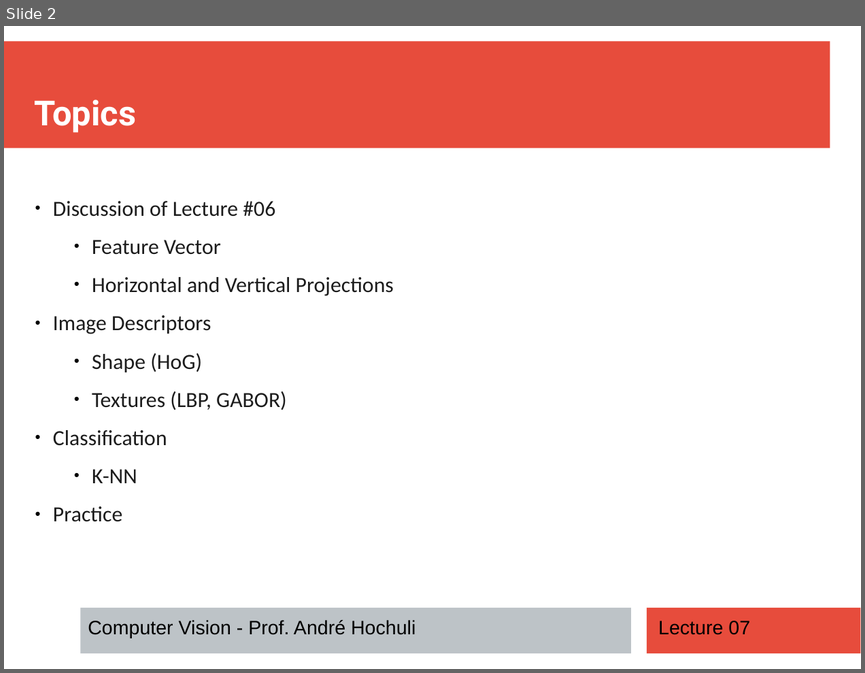
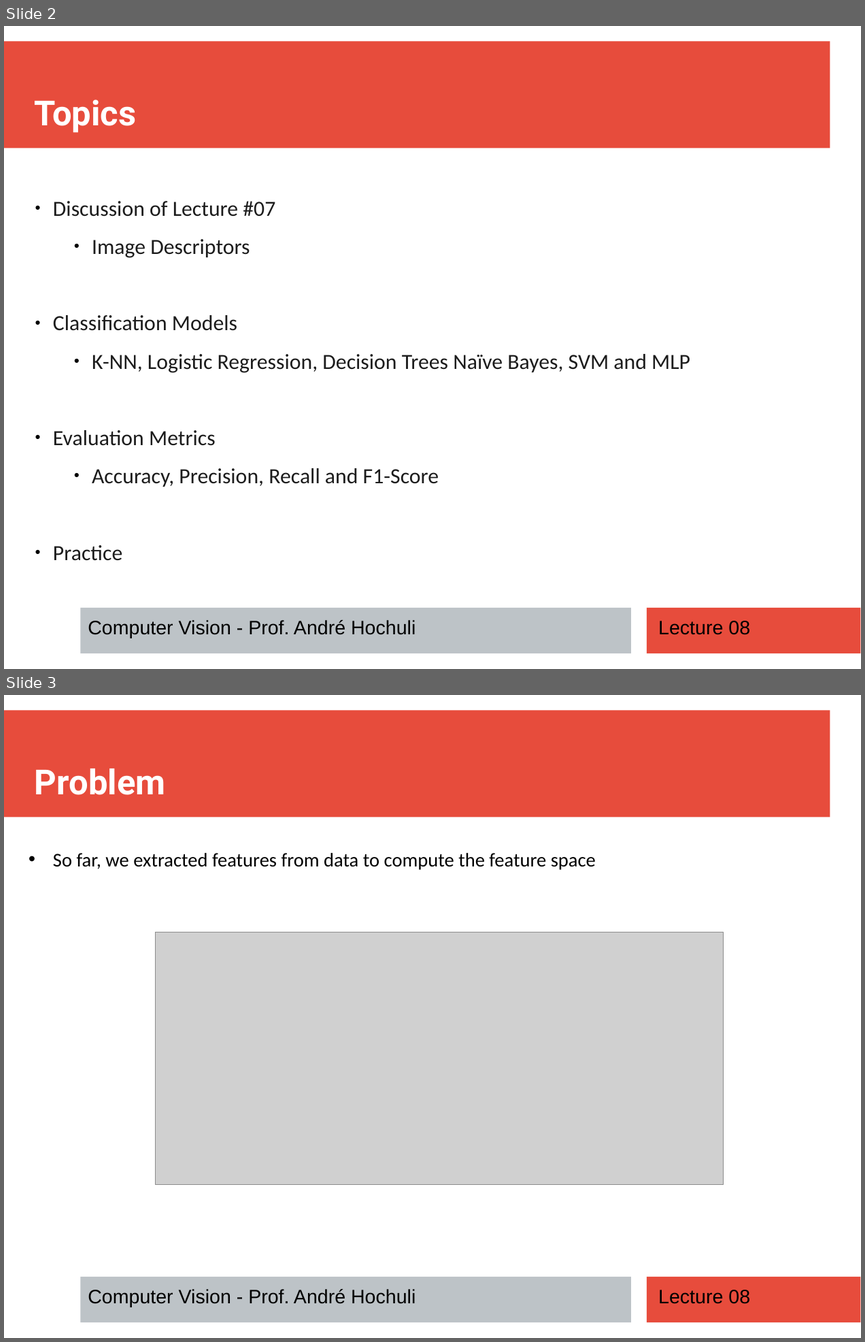
Before and after one commit to andrehochuli/teaching, a slide deck: ComputerVision/Lecture 08 - Classification/Lecture 08 - Classification.pptx. Shown one above the other, each under a label of ours: slide 2 before the commit, slides 2 and 3 after it. The pictures are 865x673 and 865x1342 pixels, drawn with LibreOffice and Linux fonts; fonts in the diff are those of the drawing; grey boxes stand for pictures. Boxes give left, top, right and bottom in pixels: in the first picture for what was removed or moved away, otherwise in the second. Text is boxed around its words. In the diff, an @@ line names an element or a change of style, - is before the commit and + after.

```diff
--- a/ComputerVision/Lecture 08 - Classification/Lecture 08 - Classification.pptx
+++ b/ComputerVision/Lecture 08 - Classification/Lecture 08 - Classification.pptx
@@ slide 3 added at [4,695,861,1338], background #FFFFFF; not listed: 3 template elements that a slide beside it also shows @@
@@ text added at [35,768,166,795], 32 pt, text #FFFFFF, bold @@
+Problem
@@ text added at [53,853,596,870], 18 pt, text #000000 @@
+• So far, we extracted features from data to compute the feature space
@@ picture added at [156,932,723,1184] @@
@@ text added at [88,1289,415,1307], 18 pt, text #000000 @@
+Computer Vision - Prof. André Hochuli
@@ text added at [658,1289,750,1304], 18 pt, text #000000 @@
+Lecture 08
@@ slide 2 changed as well @@
@@ text "Discussion of Lecture #07" at [53,201,690,560]: list level 1 to 2 in "Image Descriptors" @@
@@ text at [53,201,275,216]: text changed @@
-● Discussion of Lecture #06
-  ● Feature Vector
-  ● Horizontal and Vertical Projections
+● Discussion of Lecture #07
@@ text at [53,315,690,486]: text changed @@
-  ● Shape (HoG)
-  ● Textures (LBP, GABOR)
-● Classification
-  ● K-NN
+● Classification Models
+  ● K-NN, Logistic Regression, Decision Trees Naïve Bayes, SVM and MLP
+● Evaluation Metrics
+  ● Accuracy, Precision, Recall and F1-Score
@@ text at [658,620,750,635]: text changed @@
-Lecture 07
+Lecture 08
```
Also in this commit, not shown: 3 other slides changed, 18 other slides added, 5 slides removed.
